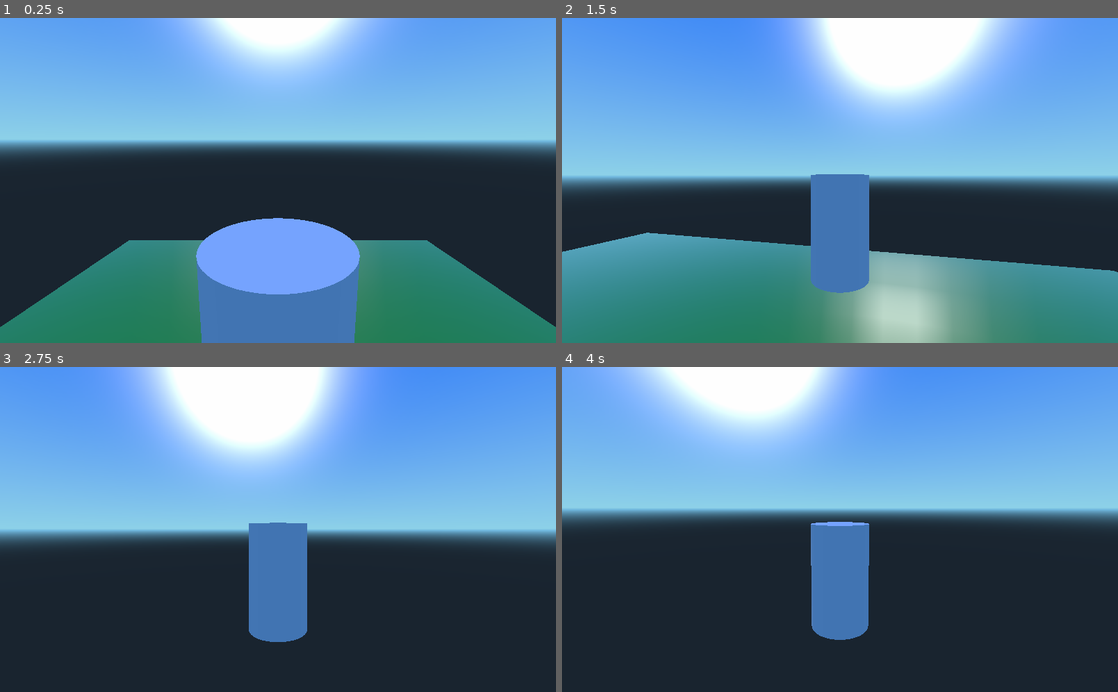
Above: before the commit, frames 1-4 (two rows, left to right).
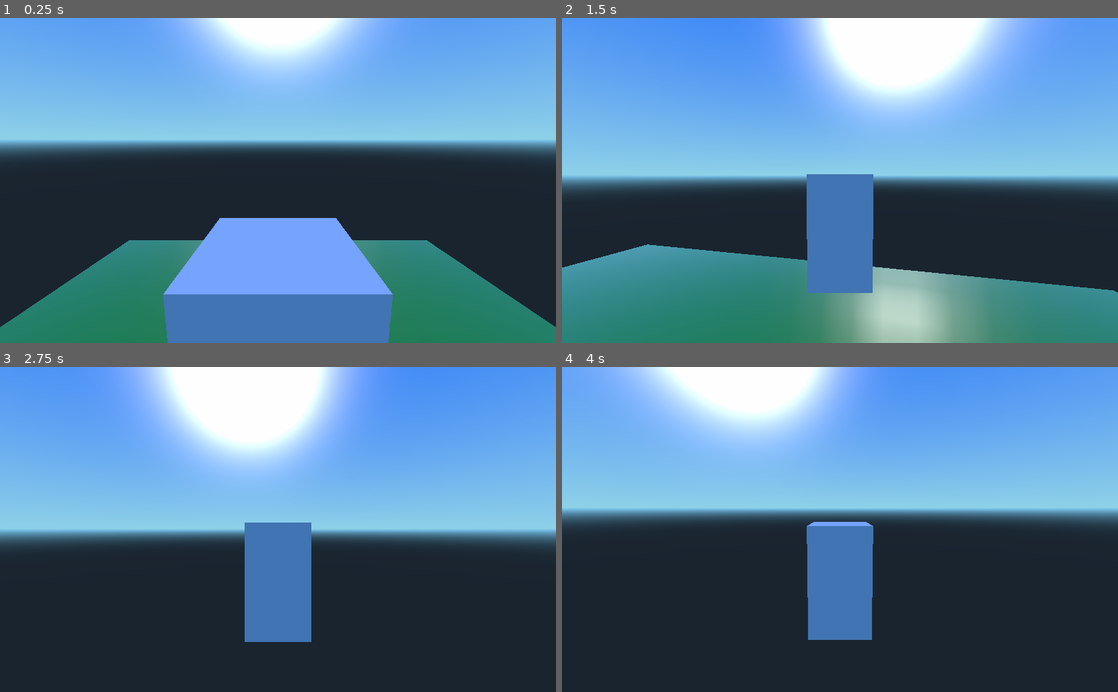
Above: after the commit, the same moments.

Repository: Bubbers/BubbaIllegalContructionInc
Game: Godot game, scene res://Main.tscn
The game is run twice, just before and just after one commit, with the same random seed, the same clock (stepped at 60 frames per second) and the same inputs.
Inputs (mouse positions are in pixels of both pictures, inside the frame that each line leads up to):
- Up to frame 1 (0.25 s): no input
- Up to frame 2 (1.5 s): move the mouse to (867, 180) at 0.52 s; hold W (forward) from 0.53 s (still down); tap Space (jump) at 0.6, 0.77, 1.07, 1.35 s; move the mouse to (812, 180) at 1.27 s
- Up to frame 3 (2.75 s): keep holding W (forward); tap Space (jump) at 1.52, 1.82, 2.1 s; move the mouse to (289, 523) at 2.02 s
- Up to frame 4 (4 s): keep holding W (forward); tap Enter at 2.75 s; move the mouse to (834, 536) at 2.77 s; tap Space (jump) at 2.85, 3.02, 3.32, 3.5, 3.6, 3.77 s; move the mouse to (878, 532) at 3.52 s

The runs differ from the first frame. In frame 1, 3.8% of the frame differs, in the area x 29-71%, y 61-100%; in frame 2, 4.8%, in the area x 0-100%, y 48-85%; in frame 3, 0.6%; in frame 4, 0.6%.

Commit message:
Added win HUD

Diff:
--- a/Main.gd
+++ b/Main.gd
@@ -16,4 +16,4 @@
 
 
 func _on_WinCollision_win():
-    print("You win")
+    $WinHUD/VisibilityEnabler2D.show()
--- a/Main.tscn
+++ b/Main.tscn
@@ -1,8 +1,9 @@
-[gd_scene load_steps=7 format=2]
+[gd_scene load_steps=8 format=2]
 
 [ext_resource path="res://Main.gd" type="Script" id=1]
 [ext_resource path="res://Player.tscn" type="PackedScene" id=2]
 [ext_resource path="res://WinCollision.tscn" type="PackedScene" id=3]
+[ext_resource path="res://WinHUD.tscn" type="PackedScene" id=4]
 
 [sub_resource type="CubeMesh" id=1]
 
@@ -86,7 +87,7 @@
 mesh = SubResource( 1 )
 skeleton = NodePath("..")
 material/0 = SubResource( 3 )
-_sections_unfolded = [ "material" ]
+_sections_unfolded = [ "Geometry", "LOD", "Pause", "Transform", "Visibility", "material" ]
 
 [node name="StaticBody" type="StaticBody" parent="MeshInstance" index="0"]
 
@@ -98,19 +99,23 @@
 bounce = 0.0
 constant_linear_velocity = Vector3( 0, 0, 0 )
 constant_angular_velocity = Vector3( 0, 0, 0 )
+_sections_unfolded = [ "Collision" ]
 
 [node name="CollisionShape" type="CollisionShape" parent="MeshInstance/StaticBody" index="0"]
 
 shape = SubResource( 2 )
 disabled = false
+_sections_unfolded = [ "Transform", "Visibility" ]
 
 [node name="Player" parent="." index="1" instance=ExtResource( 2 )]
 
 transform = Transform( 1, 0, 0, 0, 1, 0, 0, 0, 1, 0, 3, 0 )
-_sections_unfolded = [ "Transform" ]
+_sections_unfolded = [ "Collision", "Pause", "Transform", "Visibility", "collision" ]
 
 [node name="WinCollision" parent="." index="2" instance=ExtResource( 3 )]
 
 transform = Transform( 1, 0, 0, 0, 1, 0, 0, 0, 1, 10.2304, 1.71915, 9.10777 )
 
+[node name="WinHUD" parent="." index="3" instance=ExtResource( 4 )]
+
 [connection signal="win" from="WinCollision" to="." method="_on_WinCollision_win"]
--- a/Player.gd
+++ b/Player.gd
@@ -4,7 +4,7 @@
 export (float) var jump_force = 5
 export (float) var moving_speed = 12
 
-const MOUSE_SENSITIVTY = 0.005
+const MOUSE_SENSITIVITY = 0.005
 
 var velocity = Vector3()
 
@@ -26,7 +26,7 @@
 func _process(delta):
 
     var direction = Vector3()
-    var camera_transform = camera.get_global_transform()
+    var camera_transform = rotation_helper.global_transform
 
     if Input.is_action_pressed("forward"):
         direction -= camera_transform.basis.z.normalized()
@@ -40,8 +40,8 @@
 
     if !is_on_floor():
         velocity.y -= gravity*delta
-    #elif Input.is_action_just_pressed("jump"):
-     #   velocity.y = jump_force
+    elif Input.is_action_just_pressed("jump"):
+        velocity.y = jump_force
     else:
         velocity.y = 0
 
@@ -57,11 +57,11 @@
 func _input(event):
     if event is InputEventMouseMotion:
         var relative = event.relative
-        rotation_helper.rotate_y(-relative.x * MOUSE_SENSITIVTY)
+        rotation_helper.rotate_y(-relative.x * MOUSE_SENSITIVITY)
 
-        cam_yaw -= relative.x * MOUSE_SENSITIVTY
-        cam_pitch += relative.y * MOUSE_SENSITIVTY
-        cam_pitch = clamp(cam_pitch, 0.0, PI / 2)
+        cam_yaw -= relative.x * MOUSE_SENSITIVITY
+        cam_pitch += relative.y * MOUSE_SENSITIVITY
+        cam_pitch = clamp(cam_pitch, 0.0, PI / 2.1)
 
         var head_pos = Vector3(0, 3.6, 0) + get_global_transform().origin
         var cam_pos = head_pos
--- a/Player.tscn
+++ b/Player.tscn
@@ -2,20 +2,21 @@
 
 [ext_resource path="res://Player.gd" type="Script" id=1]
 
-[sub_resource type="BoxShape" id=1]
+[sub_resource type="CapsuleShape" id=3]
 
-extents = Vector3( 1, 1.81297, 1 )
+radius = 1.0
+height = 1.94
 
-[sub_resource type="CylinderMesh" id=2]
+[sub_resource type="CubeMesh" id=2]
 
-top_radius = 1.0
-bottom_radius = 1.0
-height = 2.0
-radial_segments = 64
-rings = 4
+size = Vector3( 2, 2, 2 )
+subdivide_width = 0
+subdivide_height = 0
+subdivide_depth = 0
 
 [node name="Player" type="KinematicBody" index="0"]
 
+transform = Transform( 1, 0, 0, 0, 1, 0, 0, 0, 1, 0, 0.420794, 0 )
 input_ray_pickable = true
 input_capture_on_drag = false
 collision_layer = 1
@@ -34,9 +35,10 @@
 
 [node name="CollisionShape" type="CollisionShape" parent="." index="0"]
 
-transform = Transform( 1, 0, 0, 0, 1, 0, 0, 0, 1, 0, 2, 0 )
-shape = SubResource( 1 )
+transform = Transform( 1, 0, 0, 0, -4.37114e-08, -1, 0, 1, -4.37114e-08, 0, 2, 0 )
+shape = SubResource( 3 )
 disabled = false
+_sections_unfolded = [ "Transform" ]
 
 [node name="RotationHelper" type="Spatial" parent="." index="1"]
 
--- /dev/null
+++ b/WinHUD.tscn
@@ -0,0 +1,54 @@
+[gd_scene load_steps=3 format=2]
+
+[ext_resource path="res://assets/Ubuntu-M.ttf" type="DynamicFontData" id=1]
+
+[sub_resource type="DynamicFont" id=1]
+
+size = 100
+use_mipmaps = false
+use_filter = false
+font_data = ExtResource( 1 )
+_sections_unfolded = [ "Extra Spacing", "Font", "Resource", "Settings" ]
+
+[node name="WinHUD" type="CanvasLayer"]
+
+layer = 1
+offset = Vector2( 0, 0 )
+rotation = 0.0
+scale = Vector2( 1, 1 )
+transform = Transform2D( 1, 0, 0, 1, 0, 0 )
+
+[node name="VisibilityEnabler2D" type="VisibilityEnabler2D" parent="." index="0"]
+
+visible = false
+rect = Rect2( -10, -10, 20, 20 )
+pause_animations = true
+freeze_bodies = true
+pause_particles = true
+pause_animated_sprites = true
+process_parent = false
+physics_process_parent = false
+_sections_unfolded = [ "Visibility" ]
+
+[node name="Label" type="Label" parent="VisibilityEnabler2D" index="0"]
+
+anchor_left = 0.0
+anchor_top = 0.0
+anchor_right = 0.0
+anchor_bottom = 0.0
+margin_left = 351.0
+margin_top = 271.0
+margin_right = 752.0
+margin_bottom = 384.0
+rect_pivot_offset = Vector2( 0, 0 )
+rect_clip_content = false
+mouse_filter = 2
+mouse_default_cursor_shape = 0
+size_flags_horizontal = 1
+size_flags_vertical = 4
+custom_fonts/font = SubResource( 1 )
+text = "You win!"
+percent_visible = 1.0
+lines_skipped = 0
+max_lines_visible = -1
+_sections_unfolded = [ "custom_fonts", "custom_styles" ]
Binary file added: assets/Ubuntu-M.ttf
